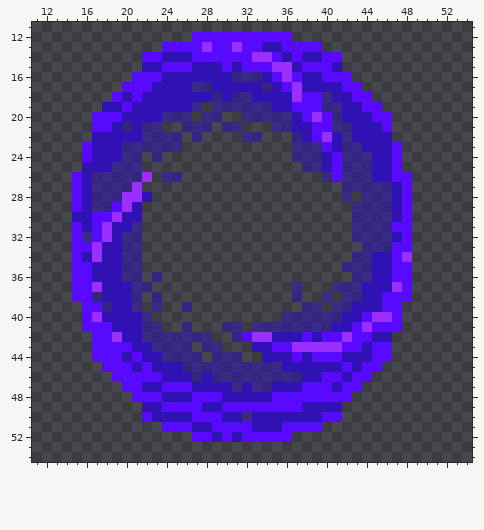
Pixel-art sprite, stored at public/assets/games/Eduspace/answer_object/portal/portal1_frame_1.png. The picture above is the old version.
The file is 64x64 pixels. Shown: x 11..54, y 11..54.
And afterwards:
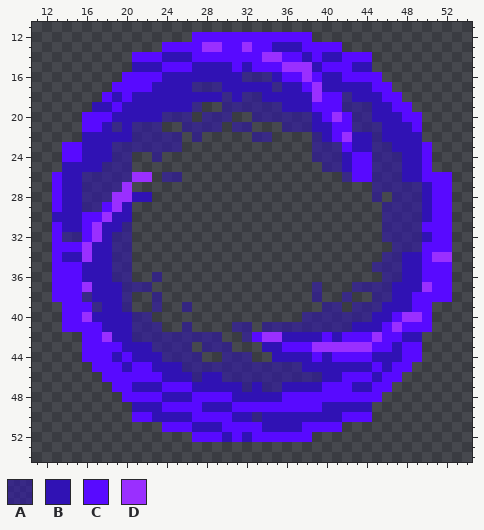
Palette (. is transparent): A #2f12b48c  B #3012b4  C #580aff  D #9a2fff
Diff:
Changed rows in their new state; - is an unchanged pixel.
first column x 13:
12 ------------------------CC--------------
13 ----------------D-CD-C-BB--CC-----------
14 --------C-----------C-DC--CBBCCC--------
15 --------B--------BCB--C-DDB-CCBB--------
16 -------C----------B--ABC-DCBB-CCC-------
17 ------C---------A----BABBCD--BBBCC------
18 -----CBCB-------BAB-A---BBDCCABBBCC-----
19 ----B-CB--------.-----A-BB-CCAAABBCC----
20 ---C--B----------A-.----AAB-DCAABBBCC---
21 ---C-BABA-------A.-A--.-AABBCCAAABBBC---
22 ---B----A----------.-A--..ABCD--A-BBB---
23 -CCB--A-----------------..-AACB-AABBBC--
24 -CCB--A-.---------------..-AABCCAAABBC--
25 -BB--A--.----------------..AABCCAAABBC--
26 CBBA----D------------------..-CCAAABBCCC
27 CBBA---D.--------------------...--AAABCC
28 CBBA--D-B--------------------.-.-.AAABCC
29 CBBA-CDB.---------------------...-AAABCC
30 BB-C-DB-.---------------------...-AAABCC
31 CBBCDB-A.---------------------...-AAACCC
32 CAACDBA-.---------------------...-AAABCC
33 CC-DB-A-.----------------------...AAACCC
34 CBBDB-A-.---------------------...AABBCDD
35 CC-B--A-.--------------------...AAABBCCC
36 CC-B--A-.---------------------...AABBCCC
37 CC-DB--A----------------.-A-..-AAABBBDCC
38 CC-AB--A.---------------.-A.--..AABBCCCC
39 -CC-AB-A.----------------..A-.AAABBBCC--
40 -CCDB---A--------------..----AAABB-DDC--
41 -CC--B--A--------.-A.-------AABBB-DCCC--
42 ---C-DB-A-------A-.AC-D--B--BC--DCCBB---
43 ---C---B---------A--.-B-CC---DDD--BCC---
44 ---C--BCB-------.--A-.--B--B-CCCBBBCC---
45 ----C--BC--------------AA----B-B-BCC----
46 -----C----------B--------AABBC--BCC-----
47 ------C-B---------BAB-A--BB-C-BBCC------
48 -------C---------C----B-------CCC-------
49 --------B--------B-------CC--BBB--------
50 --------C--------C-BA------BBCCC--------
51 ----------------B---C--BB--CC-----------
52 ----------------CBCB----CC--------------
Boxes around the changes in both pictures, in picture pixels (x1, y1, x2, y2):
changed: (212, 32, 452, 442)
changed: (52, 52, 142, 422)
